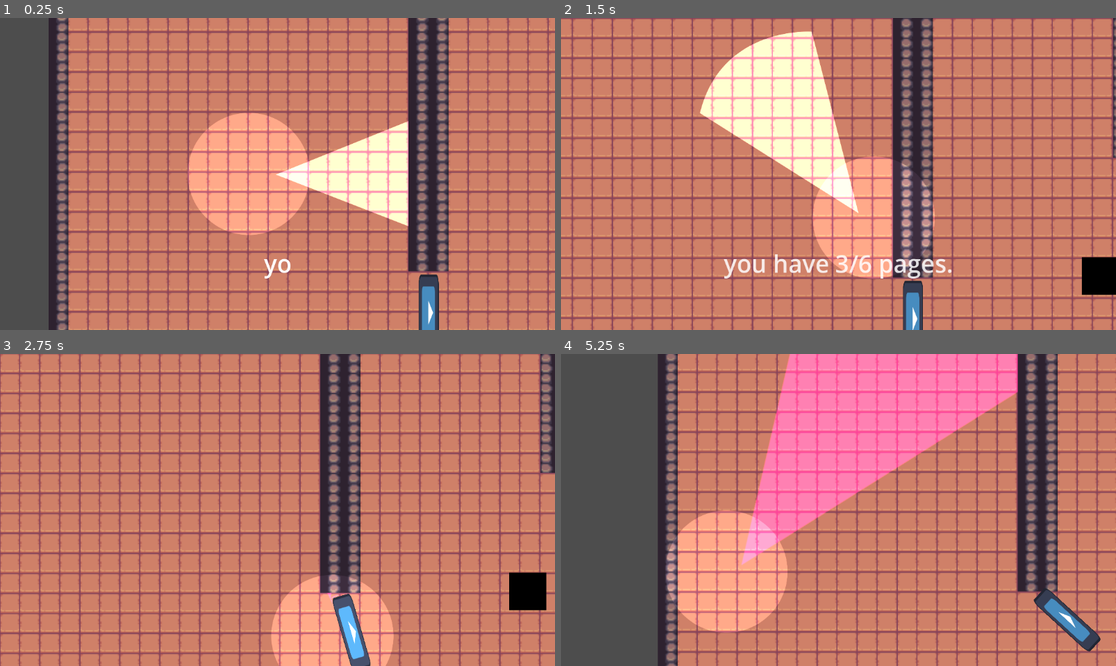
Above: before the commit, frames 1-4 (two rows, left to right).
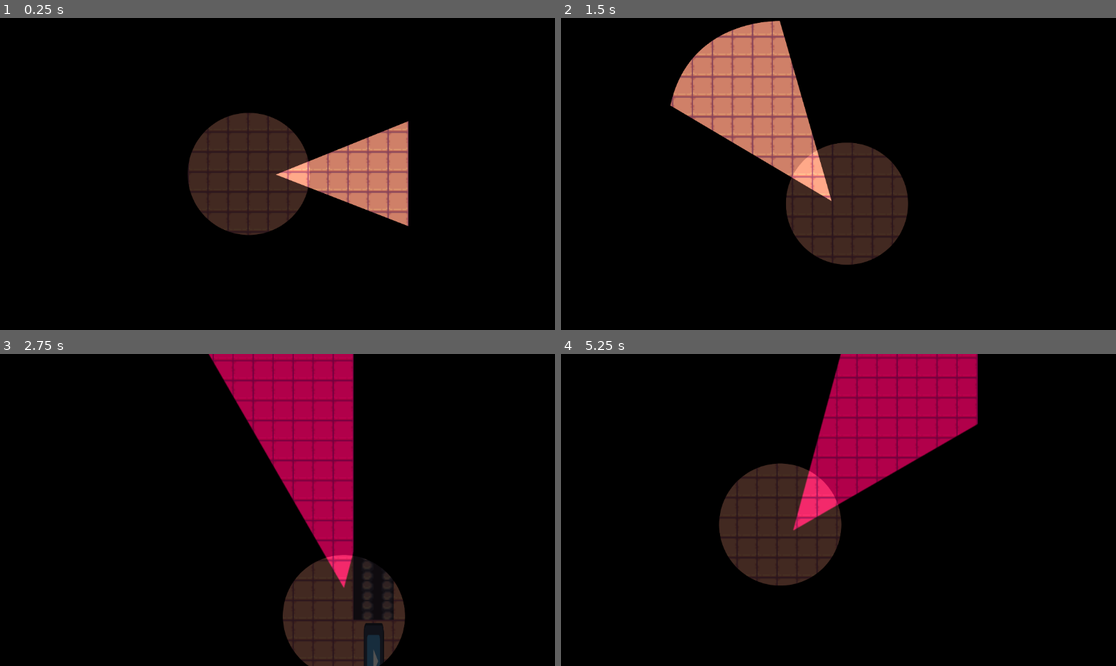
Above: after the commit, the same moments.

Repository: Zack-Calderwood/GAME-OFF-2024
Game: Godot game, scene res://Scenes/game.tscn
The game is run twice, just before and just after one commit, with the same random seed, the same clock (stepped at 60 frames per second) and the same inputs. The engine's default icon, where the game draws it, is replaced by a stand-in: a white triangle on a blue panel in a dark square.
Inputs (mouse positions are in pixels of both pictures, inside the frame that each line leads up to):
- Up to frame 1 (0.25 s): no input
- Up to frame 2 (1.5 s): move the mouse to (960, 158) at 0.52 s; hold D (ui_right) 0.53-1.28 s; tap F (F) at 0.6, 1.35 s; move the mouse to (727, 189) at 1.27 s; hold Down (ui_down) from 1.28 s (still down)
- Up to frame 3 (2.75 s): move the mouse to (333, 441) at 2.02 s; release Down (ui_down) at 2.03 s; hold D (ui_right) from 2.03 s (still down); tap F (F) at 2.1 s
- Up to frame 4 (5.25 s): move the mouse to (810, 572) at 2.77 s; release D (ui_right) at 2.78 s; hold Up (ui_up) 2.78-3.53 s; tap F (F) every 0.75 s from 2.85 to 5.1 s; move the mouse to (1005, 556) at 3.52 s; hold Left (ui_left) 3.53-5.03 s; move the mouse to (672, 463) at 4.27 s; move the mouse to (866, 510) at 5.02 s; hold Down (ui_down) from 5.03 s (still down)

The runs differ from the first frame. In frame 1, 100% of the frame differs, in the area x 0-100%, y 0-100%; in frame 2, 97%; in frame 3, 99%; in frame 4, 100%.

Commit message:
changed note and enemy collisions
made it so the notes would stop being collected by spawning in walls

also adjusted player run speed

Diff:
--- a/game-off-2024/Scenes/Door.tscn
+++ b/game-off-2024/Scenes/Door.tscn
@@ -7,7 +7,7 @@
 friction = 0.0
 
 [sub_resource type="RectangleShape2D" id="RectangleShape2D_ew6xp"]
-size = Vector2(40, 16)
+size = Vector2(39, 15)
 
 [sub_resource type="OccluderPolygon2D" id="OccluderPolygon2D_iw3wy"]
 polygon = PackedVector2Array(-34.8886, -10.8402, 34.8886, -10.8402, 34.8886, 10.8402, -34.8886, 10.8402)
@@ -30,7 +30,7 @@
 linear_damp = 5.0
 
 [node name="CollisionShape2D" type="CollisionShape2D" parent="RigidBody2D"]
-position = Vector2(4, 0)
+position = Vector2(3.5, -0.5)
 shape = SubResource("RectangleShape2D_ew6xp")
 
 [node name="Sprite2D" type="Sprite2D" parent="RigidBody2D"]
--- a/game-off-2024/Scenes/enemy.tscn
+++ b/game-off-2024/Scenes/enemy.tscn
@@ -12,8 +12,8 @@
 
 [node name="Enemy" type="CharacterBody2D"]
 scale = Vector2(5, 5)
-collision_layer = 2
-collision_mask = 3
+collision_layer = 8
+collision_mask = 2
 motion_mode = 1
 wall_min_slide_angle = 0.0
 script = ExtResource("1_sopi6")
--- a/game-off-2024/Scenes/game.tscn
+++ b/game-off-2024/Scenes/game.tscn
@@ -407,6 +407,7 @@
 [sub_resource type="TileSet" id="TileSet_kl1fu"]
 occlusion_layer_0/light_mask = 1
 physics_layer_0/collision_layer = 1
+physics_layer_0/collision_mask = 0
 navigation_layer_0/layers = 1
 sources/0 = SubResource("TileSetAtlasSource_oehfv")
 
@@ -499,6 +500,7 @@
 
 [node name="CanvasModulate" type="CanvasModulate" parent="."]
 position = Vector2(0, 1)
+color = Color(0, 0, 0, 1)
 
 [node name="Player" parent="." instance=ExtResource("1_ftx2x")]
 position = Vector2(-416, -110)
--- a/game-off-2024/Scenes/note.tscn
+++ b/game-off-2024/Scenes/note.tscn
@@ -1,6 +1,6 @@
 [gd_scene load_steps=4 format=3 uid="uid://61vrvt1m7nn4"]
 
-[ext_resource type="Texture2D" uid="uid://68cj3dmnvr2t" path="res://Assets/black_square.png" id="1_4ij3e"]
+[ext_resource type="Texture2D" uid="uid://b1fxx4rrcdp7c" path="res://Assets/white_square.png" id="1_j1vc1"]
 [ext_resource type="Script" path="res://Scripts/notes.gd" id="2_0f0qx"]
 
 [sub_resource type="RectangleShape2D" id="RectangleShape2D_sv50b"]
@@ -11,11 +11,12 @@
 
 [node name="Sprite2D" type="Sprite2D" parent="."]
 scale = Vector2(0.06, 0.06)
-texture = ExtResource("1_4ij3e")
+texture = ExtResource("1_j1vc1")
 script = ExtResource("2_0f0qx")
 
 [node name="Area2D" type="Area2D" parent="."]
-collision_mask = 3
+collision_layer = 8
+collision_mask = 2
 
 [node name="CollisionShape2D" type="CollisionShape2D" parent="Area2D"]
 light_mask = 3
--- a/game-off-2024/Scenes/player.tscn
+++ b/game-off-2024/Scenes/player.tscn
@@ -10,6 +10,8 @@
 radius = 8.0
 
 [node name="Player" type="CharacterBody2D"]
+collision_layer = 2
+collision_mask = 13
 script = ExtResource("1_p2k4j")
 
 [node name="Sprite2D" type="Sprite2D" parent="."]
--- a/game-off-2024/Scripts/events.gd
+++ b/game-off-2024/Scripts/events.gd
@@ -8,4 +8,4 @@
 
 signal score_update(score)
 
-signal Light_toggled
+signal Light_toggled(light)
--- a/game-off-2024/Scripts/notes.gd
+++ b/game-off-2024/Scripts/notes.gd
@@ -6,3 +6,6 @@
 
 	Events.note_Picked_Up.emit(self)
 	queue_free() #delete note from game scene
+
+
+	#get_parent().
--- a/game-off-2024/Scripts/player.gd
+++ b/game-off-2024/Scripts/player.gd
@@ -3,7 +3,7 @@
 const PUSH_FORCE = 15.0
 const MIN_PUSH_FORCE = 10.0
 
-var speed = 150
+var speed = 100
 var collision
 
 @export var enemy: Node2D
@@ -25,7 +25,7 @@
 	if Input.is_action_just_pressed("F"):
 		$FlashLight.visible = !$FlashLight.visible
 		$GhostFlashLight.visible = !$GhostFlashLight.visible
-		print("imworking")
+
 
 
 
--- a/game-off-2024/Scripts/spawner.gd
+++ b/game-off-2024/Scripts/spawner.gd
@@ -26,7 +26,7 @@
 	pass # Replace with function body.
 
 func spawn_notes()-> void:
-	for i in range(5):
+	for i in range(6):
 		var note_instance = note.instantiate()
 
 		note_instance.position = Vector2(randf_range(-500.0, 500.0), randf_range(-300.0, 300.0))
--- a/game-off-2024/project.godot
+++ b/game-off-2024/project.godot
@@ -59,7 +59,15 @@
 ]
 }
 
+[layer_names]
+
+2d_physics/layer_1="WALLSNSTUFF"
+2d_physics/layer_2="PLAYER"
+2d_physics/layer_3="ENEMY"
+2d_physics/layer_4="NOTES"
+
 [rendering]
 
 renderer/rendering_method="gl_compatibility"
 renderer/rendering_method.mobile="gl_compatibility"
+environment/defaults/default_clear_color=Color(0, 0, 0, 1)
